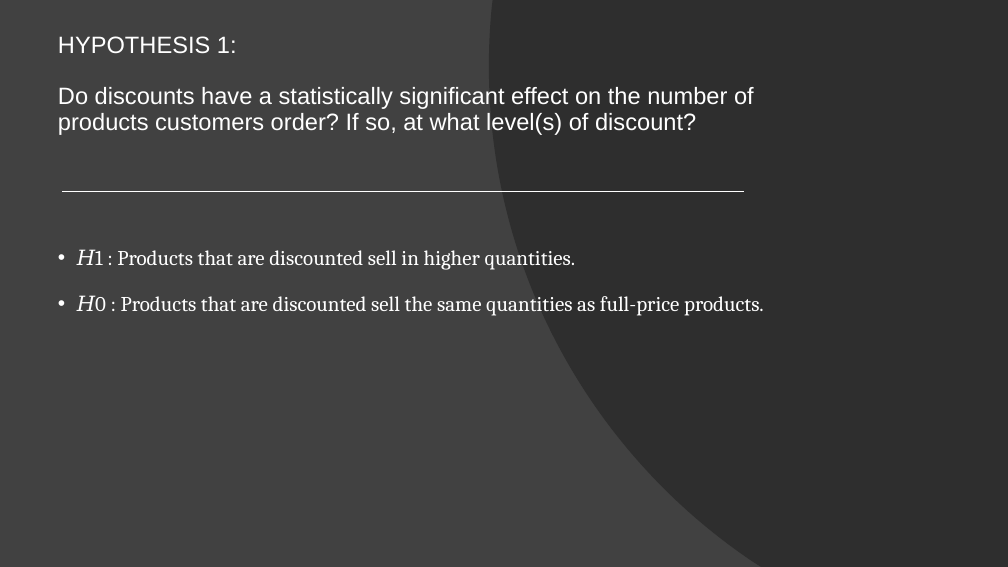
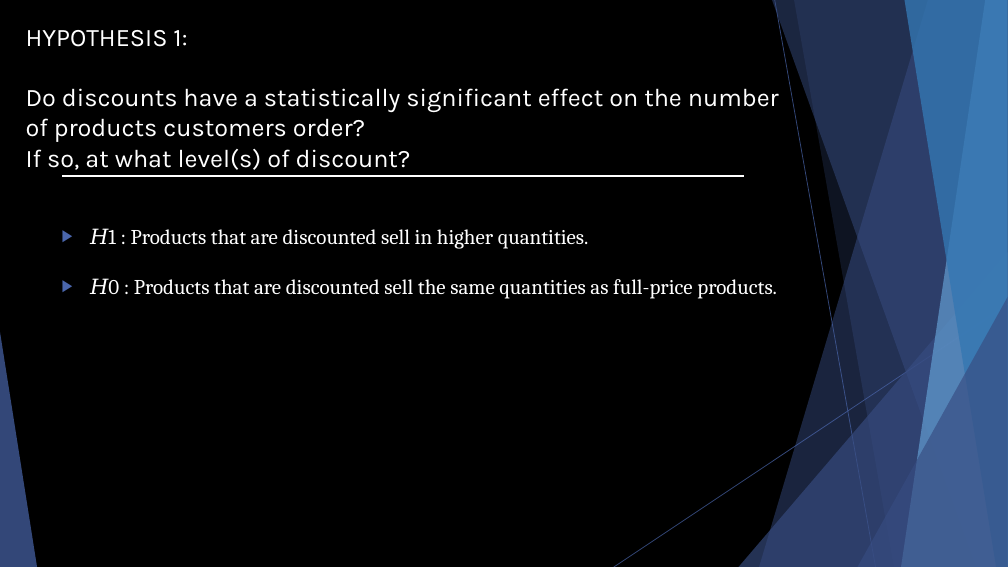
Before and after one commit to jirvingphd/dsc-2-final-project-online-ds-ft-021119, a slide deck: slide 4 of Northwind Sales Analysis + Recommendations.pptx. Drawn at 1008x567 pixels with LibreOffice and Linux fonts; fonts in the diff are those of the drawing. Boxes give left, top, right and bottom in pixels: in the first picture for what was removed or moved away, otherwise in the second. Text is boxed around its words. In the diff, an @@ line names an element or a change of style, - is before the commit and + after.

```diff
--- a/Northwind Sales Analysis + Recommendations.pptx
+++ b/Northwind Sales Analysis + Recommendations.pptx
@@ background #414141 to #000000 @@
@@ freeform shape removed at (489, 0, 1008, 567) @@
@@ title at (26, 30, 779, 170): text changed; size 22.5 to 24 pt; font Arial to Karla @@
-HYPOTHESIS 1:
-Do discounts have a statistically significant effect on the number of products customers order? If so, at what level(s) of discount?
+HYPOTHESIS 1:
+Do discounts have a statistically significant effect on the number of products customers order?
+If so, at what level(s) of discount?
@@ line moved from (64, 191) - (744, 191) to (64, 176) - (744, 176) @@
@@ text "𝐻1 : Products that are ...": place and size @@
-text "𝐻1 : Products that are ..." at (117, 250, 764, 316)
+text "𝐻1 : Products that are ..." at (131, 229, 777, 299)
@@ text "𝐻1 : Products that are ..." at (131, 229, 777, 299): bullet • to ▶; line spacing 0.9 to 1 @@
@@ group added at (0, 0, 1008, 567): 5 freeform shapes, 3 triangles, 2 lines @@
```
Also in this commit, not shown: 6 other slides changed, 5 slides added, 6 slides removed, 54 other files.
